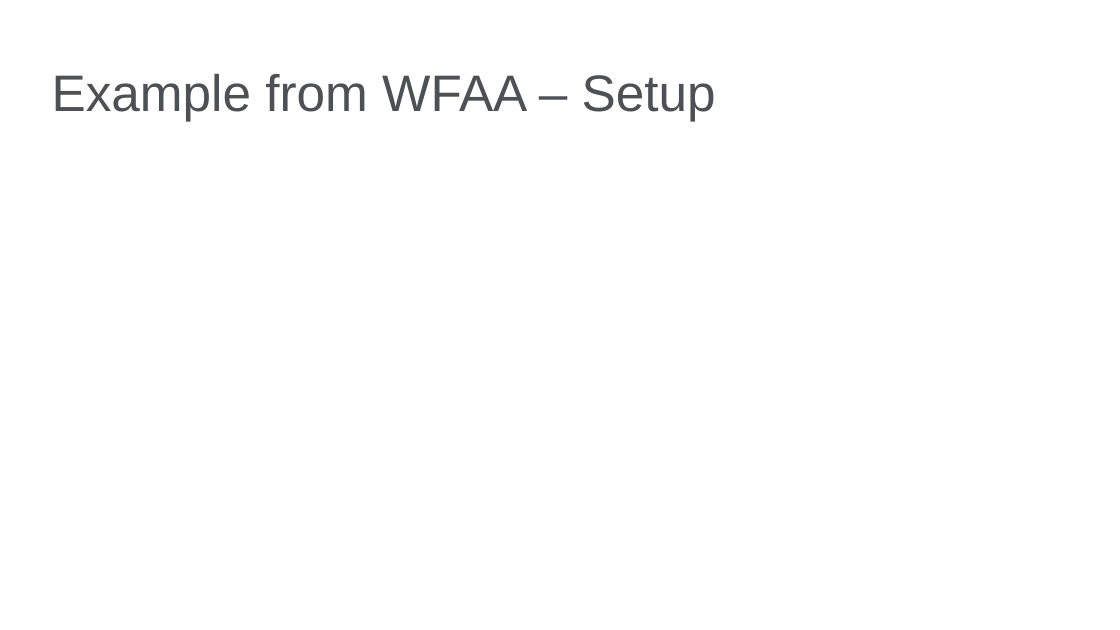
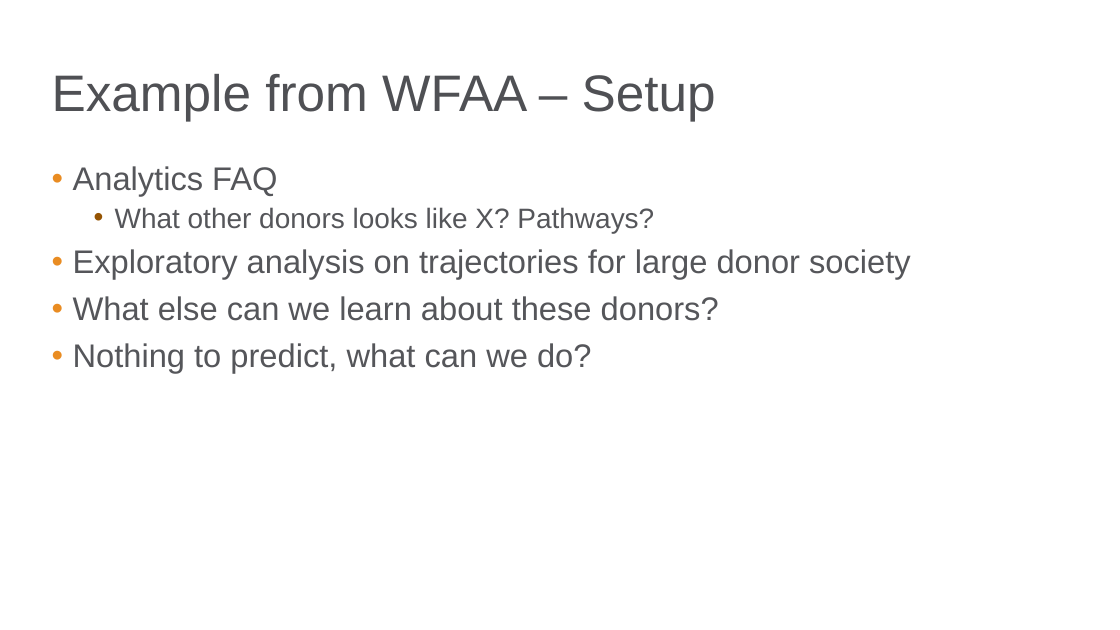
Before and after one commit to bgstieber/APRA-PD-DAS-2019, a slide deck: slide 15 of Generating Insights from Clustering Large Donors - BStieber APRA DAS19.pptx (slide 14 before the commit). Drawn at 1120x630 pixels with LibreOffice and Linux fonts; fonts in the diff are those of the drawing; background and template pictures are left out. Boxes give left, top, right and bottom in pixels: in the first picture for what was removed or moved away, otherwise in the second. Text is boxed around its words. In the diff, an @@ line names an element or a change of style, - is before the commit and + after.

```diff
--- a/Generating Insights from Clustering Large Donors - BStieber APRA DAS19.pptx
+++ b/Generating Insights from Clustering Large Donors - BStieber APRA DAS19.pptx
@@ text added at bbox=[73, 166, 911, 373], 21 pt, text #55565A @@
+• Analytics FAQ
+  • What other donors looks like X? Pathways?
+• Exploratory analysis on trajectories for large donor society
+• What else can we learn about these donors?
+• Nothing to predict, what can we do?
```
Also in this commit, not shown: 4 other slides changed, 3 slides added, 1 slide removed, 1 other file.
